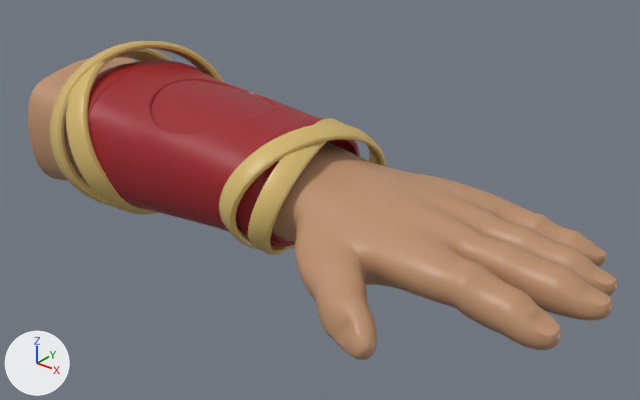
Two versions of the FBX model Assets/Models/Hand_1.fbx, one commit apart.
Both versions are drawn from a 50 mm lens placed at (0.995, -1.412, 1.689), pointed at (0.25, -0.479, 1.111). The axes (+X, +Y, +Z) are drawn at lower left. The lights are the same throughout. Where no turn or scale is listed for an object, it has been applied to the vertices. Vertices at the same position are counted once.

Before the edit, the objects in view are built like this:
```python
me_mesh = bpy.data.meshes.new('Mesh')
me_mesh.from_pydata(...)  # 13850 vertices, 13756 faces; spans x -0.404..0.598, y -0.219..0.206, z -0.134..0.152
# faces by material slot: [5932, 7824]
me_mesh.materials.append(mat_mat)
me_mesh.materials.append(mat_mat_1)
ob_hand = bpy.data.objects.new('Hand', me_mesh)
ob_hand.location = (0.111, -0.496, 1.118)
```
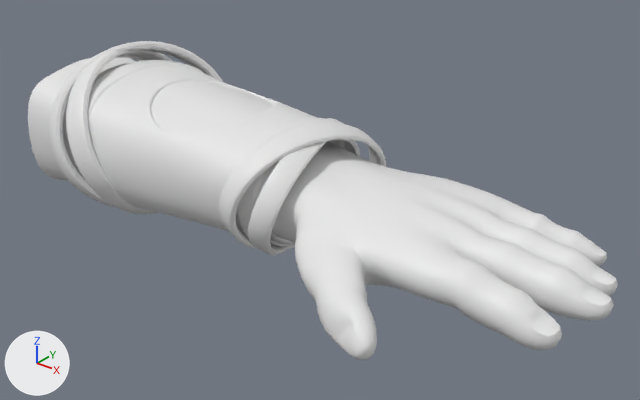
The edits, one by one:
me_mesh is used by ob_hand; location (0.111, -0.496, 1.118).
me_mesh had 13850 vertices, 13756 faces and spanned x -0.404..0.598, y -0.219..0.206, z -0.134..0.152.
me_mesh now has 13853 vertices, 13756 faces and spans x -0.404..0.598, y -0.219..0.206, z -0.134..0.145.
me_mesh part 1: the loose piece of 760 vertices spanning x -0.336..-0.197, y -0.134..0.206, z -0.134..0.152 is copied, and the copy is turned -10.4 degrees about the y axis through its middle; it spans x -0.354..-0.18, y -0.134..0.206, z -0.128..0.145.
me_mesh part 2: 1 vertex moved within x -0.197, y 0.146, z -0.079; 760 vertices removed from x -0.336..-0.197, y -0.134..0.206, z -0.134..0.152.
me_mesh part 3: 5172 faces spanning x -0.404..0.598, y -0.219..0.199, z -0.134..0.139 switch from mat_mat to no material.
me_mesh part 4: 7818 faces spanning x -0.333..0.121, y -0.122..0.185, z -0.113..0.116 switch from mat_mat_1 to no material.

Location of each change, [x1, y1, x2, y2] in pixels of the pictures (640 x 400 px):
part 1 of me_mesh, added
    after: [49, 41, 223, 208]
part 2 of me_mesh, cut back (orange)
    before: [50, 41, 224, 208]
part 3 of me_mesh, recoloured (brown to white)
    both: [28, 50, 618, 360]
part 4 of me_mesh, recoloured (red to white)
    both: [88, 60, 360, 246]
